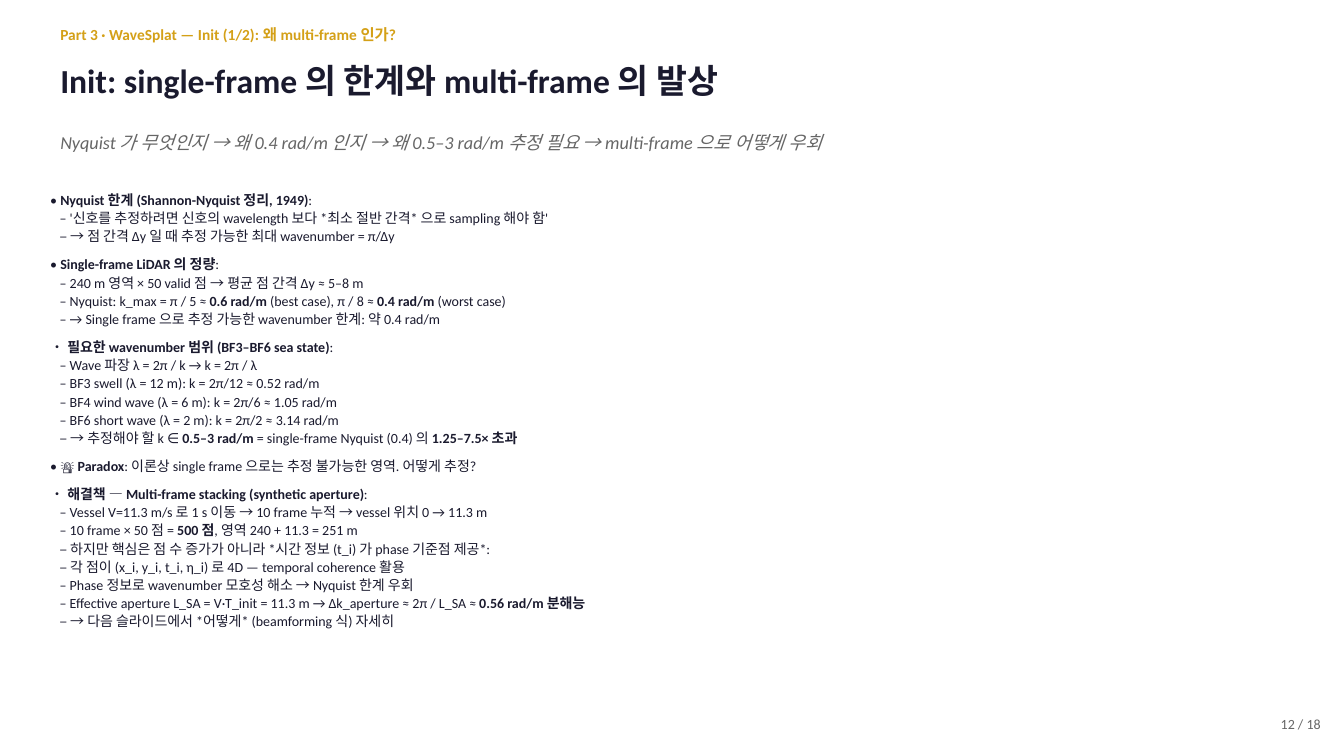
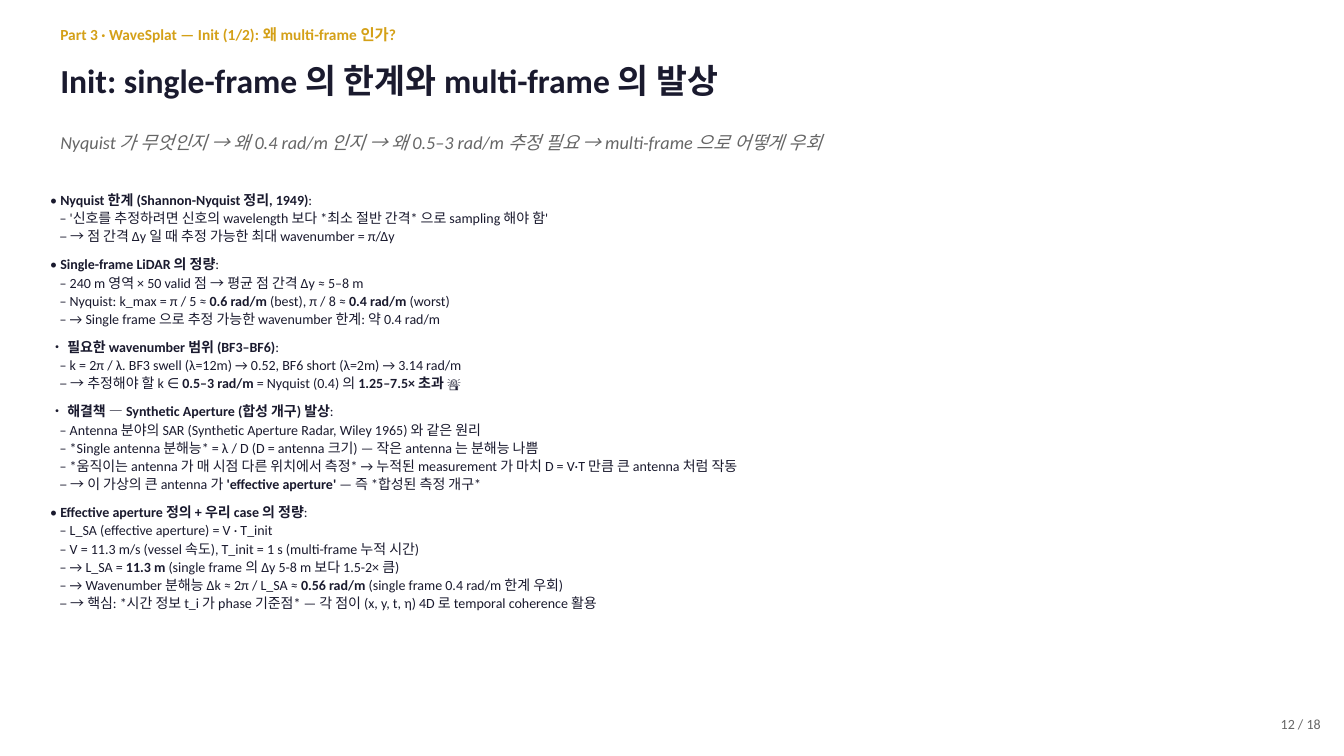
Before and after one commit to SAEYONGPARK94/wavesplat, a slide deck: slide 12 of wavesplat/docs/labmeeting_2026_05_13.pptx. Drawn at 1344x756 pixels with LibreOffice and Linux fonts; fonts in the diff are those of the drawing. Boxes give left, top, right and bottom in pixels: in the first picture for what was removed or moved away, otherwise in the second. Text is boxed around its words. In the diff, an @@ line names an element or a change of style, - is before the commit and + after.

```diff
--- a/wavesplat/docs/labmeeting_2026_05_13.pptx
+++ b/wavesplat/docs/labmeeting_2026_05_13.pptx
@@ text at [70, 296, 450, 309]: text changed @@
-– Nyquist: k_max = π / 5 ≈ 0.6 rad/m (best case), π / 8 ≈ 0.4 rad/m (worst case)
+– Nyquist: k_max = π / 5 ≈ 0.6 rad/m (best), π / 8 ≈ 0.4 rad/m (worst)
@@ text at [60, 340, 738, 611]: text changed @@
-• 필요한 wavenumber 범위 (BF3–BF6 sea state):
-– Wave 파장 λ = 2π / k → k = 2π / λ
-– BF3 swell (λ = 12 m): k = 2π/12 ≈ 0.52 rad/m
-– BF4 wind wave (λ = 6 m): k = 2π/6 ≈ 1.05 rad/m
-– BF6 short wave (λ = 2 m): k = 2π/2 ≈ 3.14 rad/m
-– → 추정해야 할 k ∈ 0.5–3 rad/m = single-frame Nyquist (0.4) 의 1.25–7.5× 초과
-• 🚨 Paradox: 이론상 single frame 으로는 추정 불가능한 영역. 어떻게 추정?
-• 해결책 — Multi-frame stacking (synthetic aperture):
-– Vessel V=11.3 m/s 로 1 s 이동 → 10 frame 누적 → vessel 위치 0 → 11.3 m
-– 10 frame × 50 점 = 500 점, 영역 240 + 11.3 = 251 m
-– 하지만 핵심은 점 수 증가가 아니라 *시간 정보 (t_i) 가 phase 기준점 제공*:
-– 각 점이 (x_i, y_i, t_i, η_i) 로 4D — temporal coherence 활용
-– Phase 정보로 wavenumber 모호성 해소 → Nyquist 한계 우회
-– Effective aperture L_SA = V·T_init = 11.3 m → Δk_aperture ≈ 2π / L_SA ≈ 0.56 rad/m 분해능
-– → 다음 슬라이드에서 *어떻게* (beamforming 식) 자세히
+• 필요한 wavenumber 범위 (BF3–BF6):
+– k = 2π / λ. BF3 swell (λ=12m) → 0.52, BF6 short (λ=2m) → 3.14 rad/m
+– → 추정해야 할 k ∈ 0.5–3 rad/m = Nyquist (0.4) 의 1.25–7.5× 초과 🚨
+• 해결책 — Synthetic Aperture (합성 개구) 발상:
+– Antenna 분야의 SAR (Synthetic Aperture Radar, Wiley 1965) 와 같은 원리
+– *Single antenna 분해능* = λ / D (D = antenna 크기) — 작은 antenna 는 분해능 나쁨
+– *움직이는 antenna 가 매 시점 다른 위치에서 측정* → 누적된 measurement 가 마치 D = V·T 만큼 큰 antenna 처럼 작동
+– → 이 가상의 큰 antenna 가 'effective aperture' — 즉 *합성된 측정 개구*
+• Effective aperture 정의 + 우리 case 의 정량:
+– L_SA (effective aperture) = V · T_init
+– V = 11.3 m/s (vessel 속도), T_init = 1 s (multi-frame 누적 시간)
+– → L_SA = 11.3 m (single frame 의 Δy 5-8 m 보다 1.5-2× 큼)
+– → Wavenumber 분해능 Δk ≈ 2π / L_SA ≈ 0.56 rad/m (single frame 0.4 rad/m 한계 우회)
+– → 핵심: *시간 정보 t_i 가 phase 기준점* — 각 점이 (x, y, t, η) 4D 로 temporal coherence 활용
```
Also in this commit, not shown: 1 other slide changed, 1 other file.
